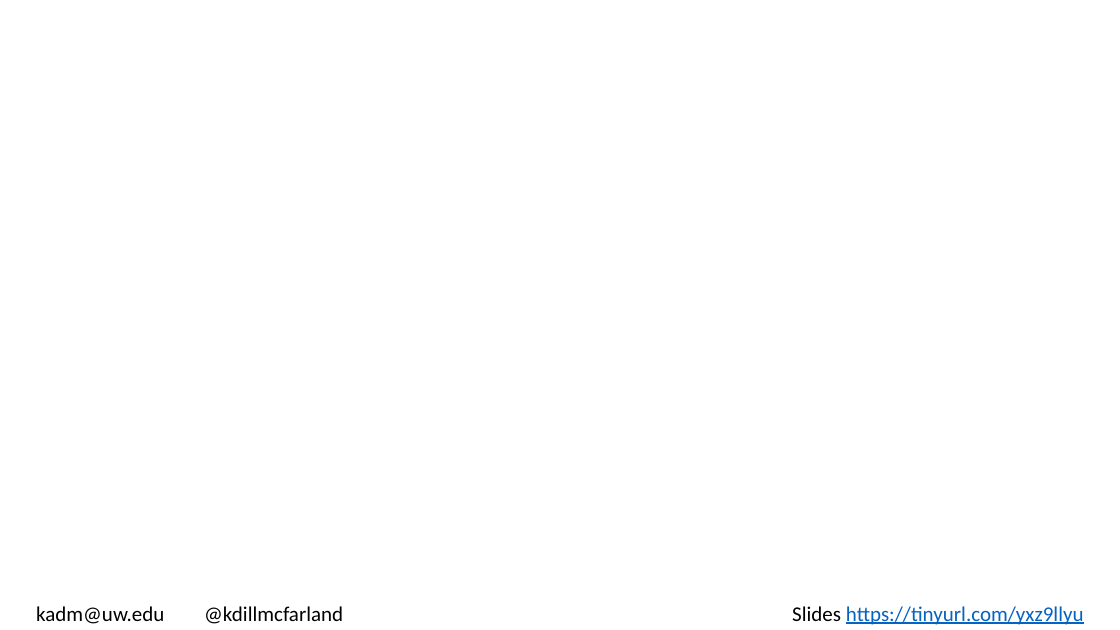
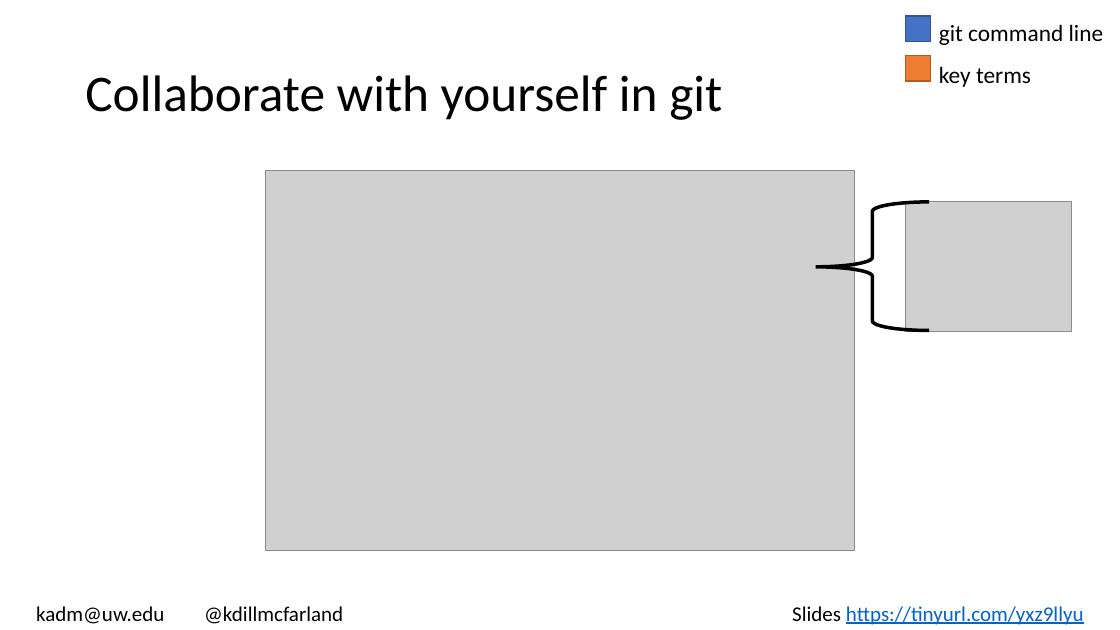
Before and after one commit to hawn-lab/workshops_UW_Seattle, a slide deck: slide 6 of 2021.01.14_git/2020.01.14_git.pptx (slide 8 before the commit). Drawn at 1120x630 pixels with LibreOffice and Linux fonts; fonts in the diff are those of the drawing; grey boxes stand for pictures. Boxes give left, top, right and bottom in pixels: in the first picture for what was removed or moved away, otherwise in the second. Text is boxed around its words. In the diff, an @@ line names an element or a change of style, - is before the commit and + after.

Commit message:
add git slides

```diff
--- a/2021.01.14_git/2020.01.14_git.pptx
+++ b/2021.01.14_git/2020.01.14_git.pptx
@@ rectangle added at [906, 16, 931, 41], fill #4472C4, outline #325491 1 pt @@
@@ text added at [939, 24, 1104, 87], 20 pt, text #000000 @@
+git command line
+key terms
@@ rectangle added at [906, 55, 931, 81], fill #ED7D31, outline #AF5C24 1 pt @@
@@ title added at [85, 75, 722, 120], 44 pt, text #000000 @@
+Collaborate with yourself in git
@@ picture added at [266, 171, 855, 550] @@
@@ left brace added at [816, 202, 929, 330], outline #000000 3 pt @@
@@ picture added at [906, 202, 1072, 332] @@
```
Also in this commit, not shown: 2 other slides changed.
